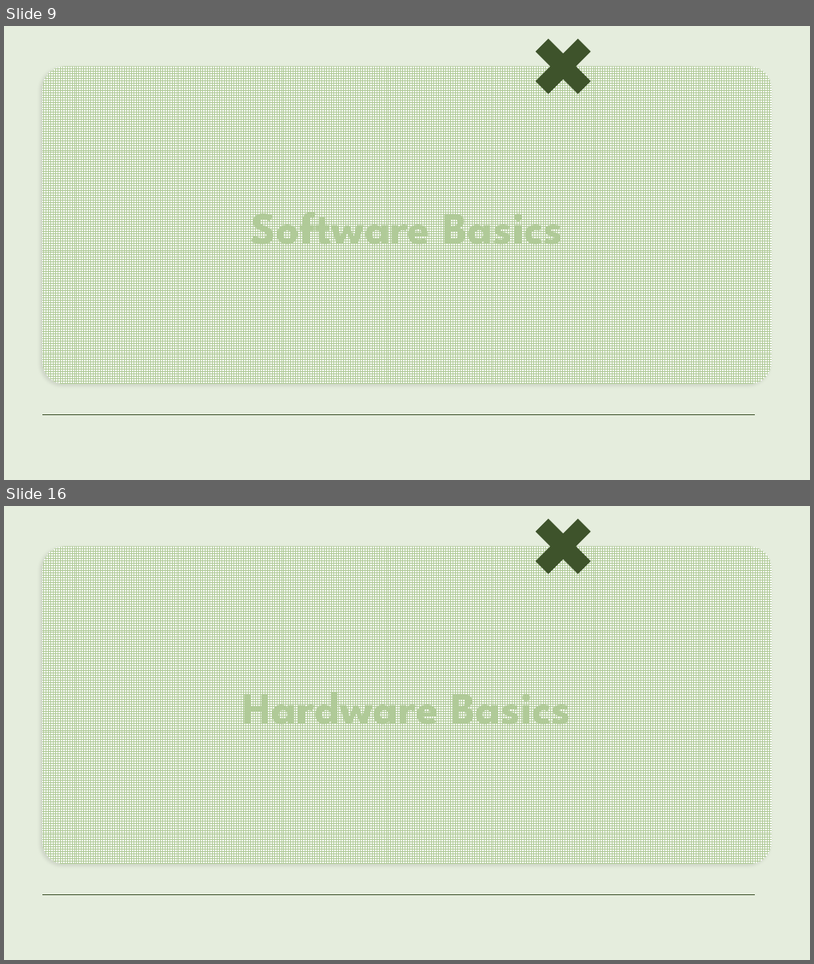
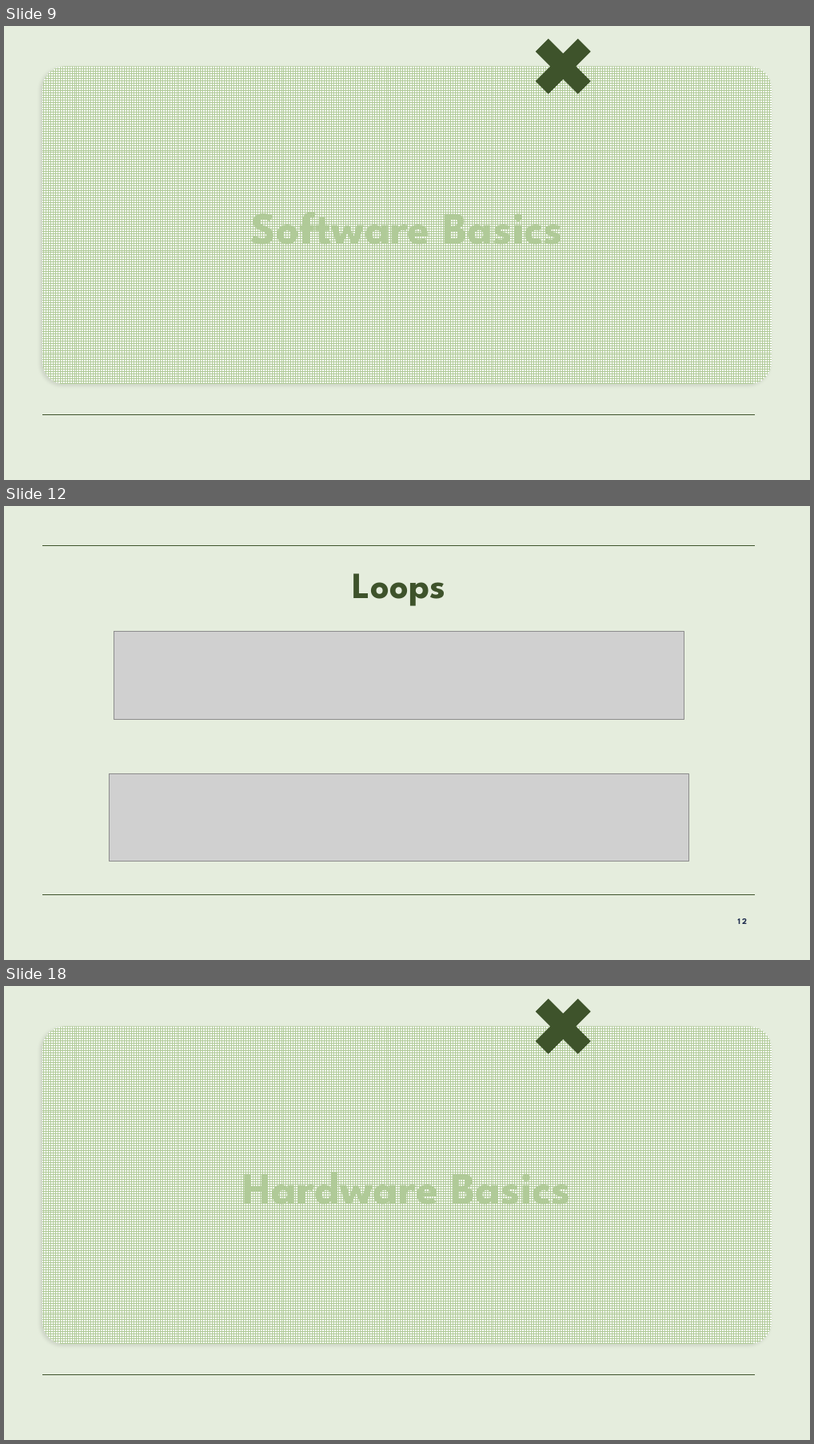
Before and after one commit to caro-line33/intro-to-audio-engineering, a slide deck: week1_microcontrollers/slides/week1.pptx. Shown one above the other, each under a label of ours: slides 9 and 16 before the commit, slides 9, 12 and 18 after it; the slides between them are not shown. The pictures are 814x964 and 814x1444 pixels, drawn with LibreOffice and Linux fonts; fonts in the diff are those of the drawing; grey boxes stand for pictures; background and template pictures are left out. Boxes give left, top, right and bottom in pixels: in the first picture for what was removed or moved away, otherwise in the second. Text is boxed around its words. In the diff, an @@ line names an element or a change of style, - is before the commit and + after.

```diff
--- a/week1_microcontrollers/slides/week1.pptx
+++ b/week1_microcontrollers/slides/week1.pptx
@@ slide 12 added at bbox=[4, 506, 810, 960], background #E5EDDD; not listed: 1 template element that a slide beside it also shows @@
@@ line added from (42, 545) to (754, 545), #3E532A 1 pt @@
@@ title added at bbox=[353, 573, 446, 606], 44 pt, text #3E532A, bold @@
+Loops
@@ picture added at bbox=[114, 632, 685, 720] @@
@@ picture added at bbox=[110, 773, 689, 861] @@
@@ page number added at bbox=[738, 918, 747, 924], 10 pt, text #222F51, bold @@
+12
@@ what was slide 16 is now slide 18 @@
```
Also in this commit, not shown: 3 slides changed, 13 other slides added, 8 slides removed, 22 other files.
